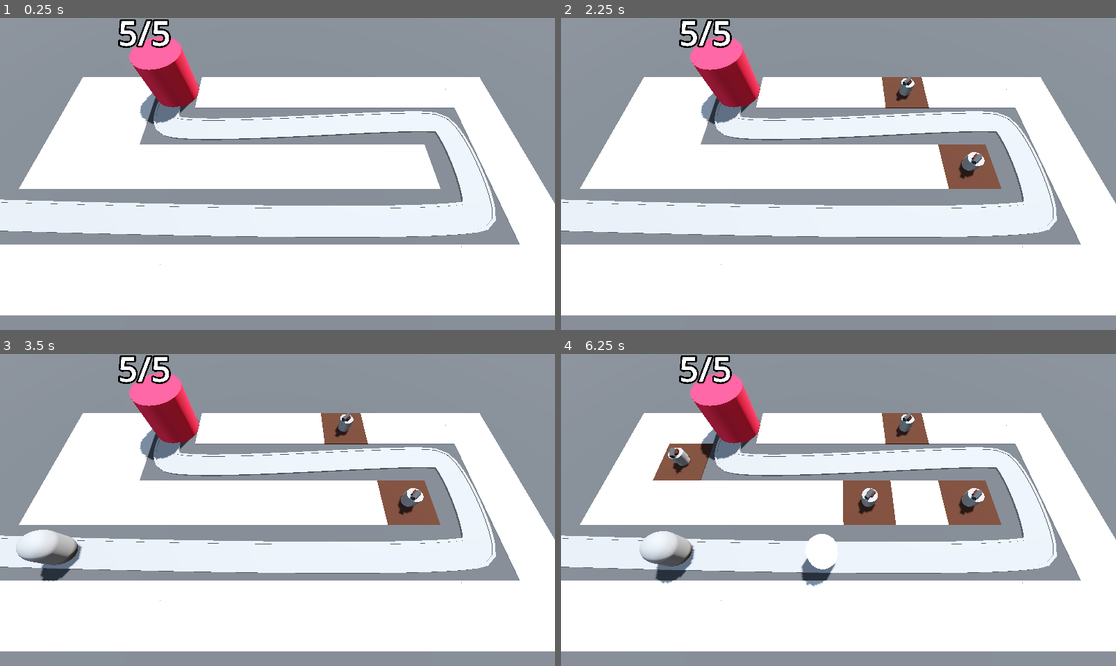
Above: before the commit, frames 1-4 (two rows, left to right).
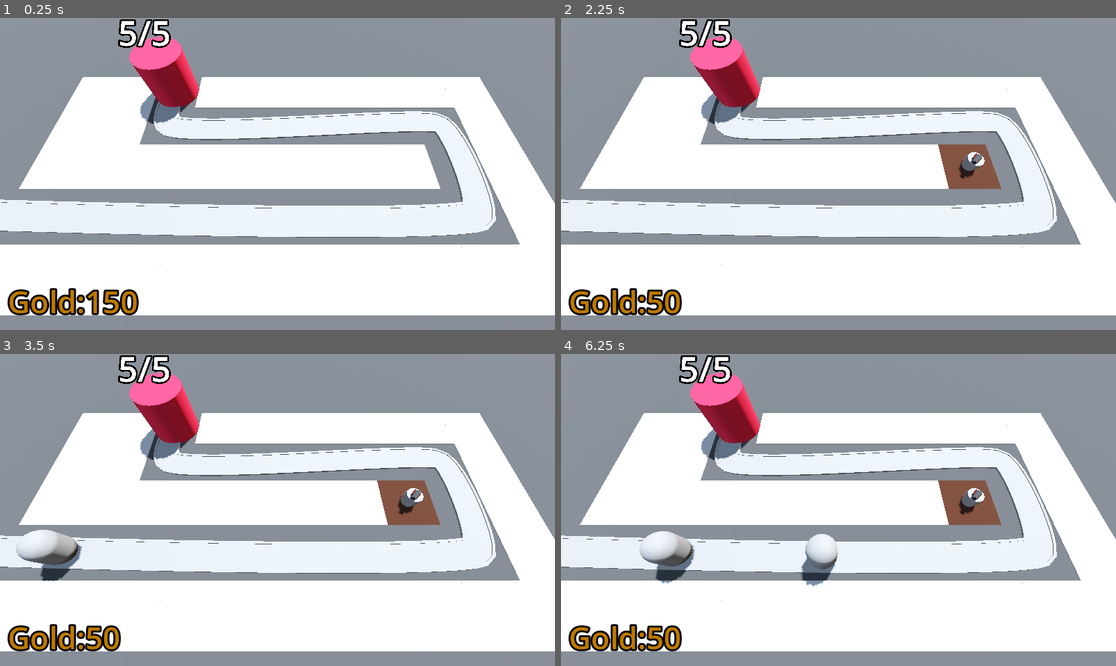
Above: after the commit, the same moments.

Repository: e-cornwell/Barbarian-Blaster
Game: Godot game, scene res://BaseLevel.tscn
Two runs of this game, one before a commit and one after it. Both use one fixed random seed, a clock stepped at 60 frames per second and the inputs below.
Inputs (mouse positions are in pixels of both pictures, inside the frame that each line leads up to):
- Up to frame 1 (0.25 s): no input
- Up to frame 2 (2.25 s): tap Enter at 0.5, 2 s; move the mouse to (960, 158) at 0.52 s; press the mouse at (960, 158) at 0.53 s; tap Space at 1.25 s; move the mouse to (727, 189) at 1.27 s; release the mouse at (727, 189) at 1.28 s; click (727, 189) at 1.35 s; move the mouse to (894, 105) at 2.02 s; press the mouse at (894, 105) at 2.03 s
- Up to frame 3 (3.5 s): move the mouse to (249, 572) at 2.77 s; release the mouse at (249, 572) at 2.78 s; click (249, 572) at 2.85 s
- Up to frame 4 (6.25 s): move the mouse to (1005, 556) at 3.52 s; press the mouse at (1005, 556) at 3.53 s; move the mouse to (672, 463) at 4.27 s; release the mouse at (672, 463) at 4.28 s; click (672, 463) at 4.35 s; move the mouse to (866, 510) at 5.02 s; press the mouse at (866, 510) at 5.03 s; move the mouse to (755, 432) at 5.77 s; release the mouse at (755, 432) at 5.78 s; click (755, 432) at 5.85 s

The runs differ from the first frame. In frame 1, 1.5% of the frame differs, in the area x 1-26%, y 86-96%; in frame 2, 2.1%; in frame 3, 2.1%; in frame 4, 4.6%, in the area x 1-67%, y 18-96%.

Commit message:
Impliment Gold Label, Starting Gold, Gold Gain

Diff:
--- a/BaseLevel.tscn
+++ b/BaseLevel.tscn
@@ -7,6 +7,7 @@
 [ext_resource type="PackedScene" uid="uid://ce0is3pjj03ee" path="res://Base/base.tscn" id="3_o2j4u"]
 [ext_resource type="Script" uid="uid://hx6w382ji5ks" path="res://turret_manager.gd" id="5_cwwxe"]
 [ext_resource type="PackedScene" uid="uid://dwin256y60208" path="res://Turret/turret.tscn" id="6_ufkdr"]
+[ext_resource type="Script" uid="uid://b8ky56id6sukx" path="res://bank.gd" id="8_tv3th"]
 
 [sub_resource type="ProceduralSkyMaterial" id="ProceduralSkyMaterial_dq0bh"]
 sky_horizon_color = Color(0.662243, 0.671743, 0.686743, 1)
@@ -30,6 +31,12 @@
 "tilts": PackedFloat32Array(0, 0, 0, 0, 0)
 }
 point_count = 5
+
+[sub_resource type="LabelSettings" id="LabelSettings_epnn3"]
+font_size = 64
+font_color = Color(0.748529, 0.477824, 0.00344501, 1)
+outline_size = 16
+outline_color = Color(0, 0, 0, 1)
 
 [node name="BaseLevel" type="Node3D"]
 
@@ -119,4 +126,24 @@
 turret = ExtResource("6_ufkdr")
 enemy_path = NodePath("../EnemyPath")
 
+[node name="Bank" type="MarginContainer" parent="." groups=["bank"]]
+anchors_preset = 15
+anchor_right = 1.0
+anchor_bottom = 1.0
+grow_horizontal = 2
+grow_vertical = 2
+mouse_filter = 2
+theme_override_constants/margin_left = 16
+theme_override_constants/margin_top = 16
+theme_override_constants/margin_right = 16
+theme_override_constants/margin_bottom = 16
+script = ExtResource("8_tv3th")
+
+[node name="Label" type="Label" parent="Bank"]
+layout_mode = 2
+size_flags_horizontal = 0
+size_flags_vertical = 8
+text = "placeholder"
+label_settings = SubResource("LabelSettings_epnn3")
+
 [connection signal="timeout" from="EnemyPath/SpawnTimer" to="EnemyPath" method="spawn_enemy"]
--- a/Enemy/enemy.gd
+++ b/Enemy/enemy.gd
@@ -2,9 +2,12 @@
 
 @export var speed: float = 2.5
 @export var max_health := 50
+@export var gold_gain := 15
 
 @onready var base = get_tree().get_first_node_in_group("base")
+@onready var bank = get_tree().get_first_node_in_group("bank")
 @onready var animation_player: AnimationPlayer = $AnimationPlayer
+
 
 var current_health: int:
 	set(health_in):
@@ -12,6 +15,7 @@
 			animation_player.play("TakeDamage")
 		current_health = health_in
 		if current_health < 1:
+			bank.gold += gold_gain
 			queue_free()
 
 
--- a/RayPickerCamera/ray_picker_camera.gd
+++ b/RayPickerCamera/ray_picker_camera.gd
@@ -2,8 +2,10 @@
 
 @export var gridmap: GridMap
 @export var turret_manager: Node3D
+@export var turret_cost = 100
 
 @onready var ray_cast_3d: RayCast3D = $RayCast3D
+@onready var bank = get_tree().get_first_node_in_group("bank")
 
 
 # Called every frame. 'delta' is the elapsed time since the previous frame.
@@ -14,15 +16,19 @@
 	ray_cast_3d.force_raycast_update()
 
 	if ray_cast_3d.is_colliding():
-		Input.set_default_cursor_shape(Input.CURSOR_POINTING_HAND)
-		var collider = ray_cast_3d.get_collider()
-		if collider is GridMap:
-			if Input.is_action_pressed("click"):
-				var collision_point = ray_cast_3d.get_collision_point()
-				var cell = gridmap.local_to_map(collision_point)
-				if gridmap.get_cell_item(cell) == 0:
-					gridmap.set_cell_item(cell, 1)
-					var tile_position = gridmap.map_to_local(cell)
-					turret_manager.build_turret(tile_position)
+		if bank.gold > turret_cost:
+			Input.set_default_cursor_shape(Input.CURSOR_POINTING_HAND)
+			var collider = ray_cast_3d.get_collider()
+			if collider is GridMap:
+				if Input.is_action_pressed("click"):
+					var collision_point = ray_cast_3d.get_collision_point()
+					var cell = gridmap.local_to_map(collision_point)
+					if gridmap.get_cell_item(cell) == 0:
+						gridmap.set_cell_item(cell, 1)
+						var tile_position = gridmap.map_to_local(cell)
+						turret_manager.build_turret(tile_position)
+						bank.gold -= turret_cost
+		else:
+			Input.set_default_cursor_shape(Input.CURSOR_ARROW)
 	else:
 		Input.set_default_cursor_shape(Input.CURSOR_ARROW)
--- a/Turret/turret.tscn
+++ b/Turret/turret.tscn
@@ -35,6 +35,21 @@
 radius = 0.2
 height = 0.4
 
+[sub_resource type="Animation" id="Animation_ttsi1"]
+length = 0.001
+tracks/0/type = "value"
+tracks/0/imported = false
+tracks/0/enabled = true
+tracks/0/path = NodePath(".:position")
+tracks/0/interp = 1
+tracks/0/loop_wrap = true
+tracks/0/keys = {
+"times": PackedFloat32Array(0),
+"transitions": PackedFloat32Array(1),
+"update": 0,
+"values": [Vector3(0, 0.4, 0)]
+}
+
 [sub_resource type="Animation" id="Animation_djkev"]
 resource_name = "fire"
 length = 0.3
@@ -49,21 +64,6 @@
 "transitions": PackedFloat32Array(1, 1),
 "update": 0,
 "values": [Vector3(0, 0.4, -0.3), Vector3(0, 0.4, 0)]
-}
-
-[sub_resource type="Animation" id="Animation_ttsi1"]
-length = 0.001
-tracks/0/type = "value"
-tracks/0/imported = false
-tracks/0/enabled = true
-tracks/0/path = NodePath(".:position")
-tracks/0/interp = 1
-tracks/0/loop_wrap = true
-tracks/0/keys = {
-"times": PackedFloat32Array(0),
-"transitions": PackedFloat32Array(1),
-"update": 0,
-"values": [Vector3(0, 0.4, 0)]
 }
 
 [sub_resource type="AnimationLibrary" id="AnimationLibrary_r754r"]
--- /dev/null
+++ b/bank.gd
@@ -0,0 +1,13 @@
+extends MarginContainer
+
+@export var starting_gold := 150
+
+@onready var label: Label = $Label
+
+var gold: int:
+	set(gold_in):
+		gold = max(gold_in, 0)
+		label.text = "Gold:" + str(gold)
+
+func _ready() -> void:
+	gold = starting_gold
Not shown: 1 places in BaseLevel.tscn that only renumber resources
Not shown, added: bank.gd.uid
